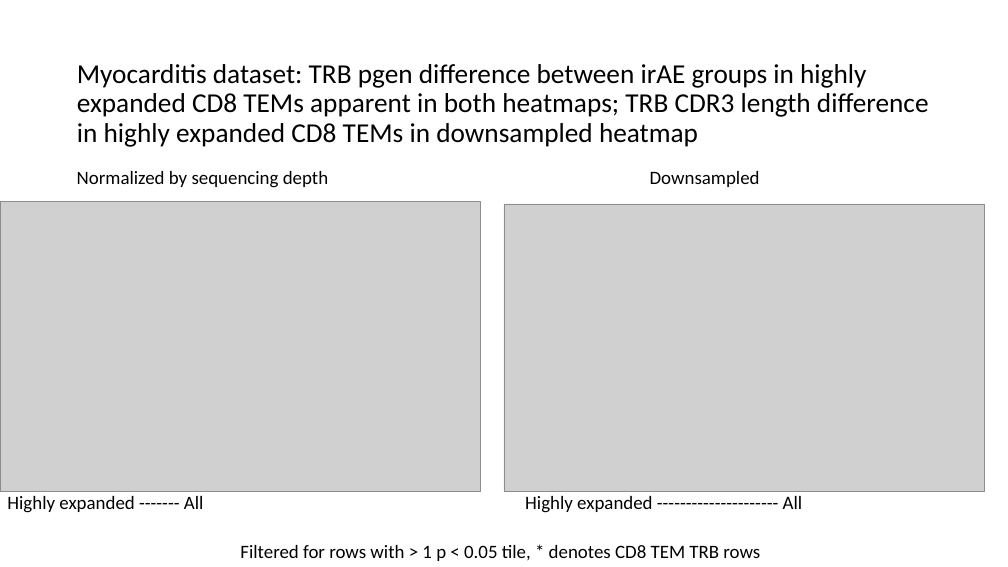
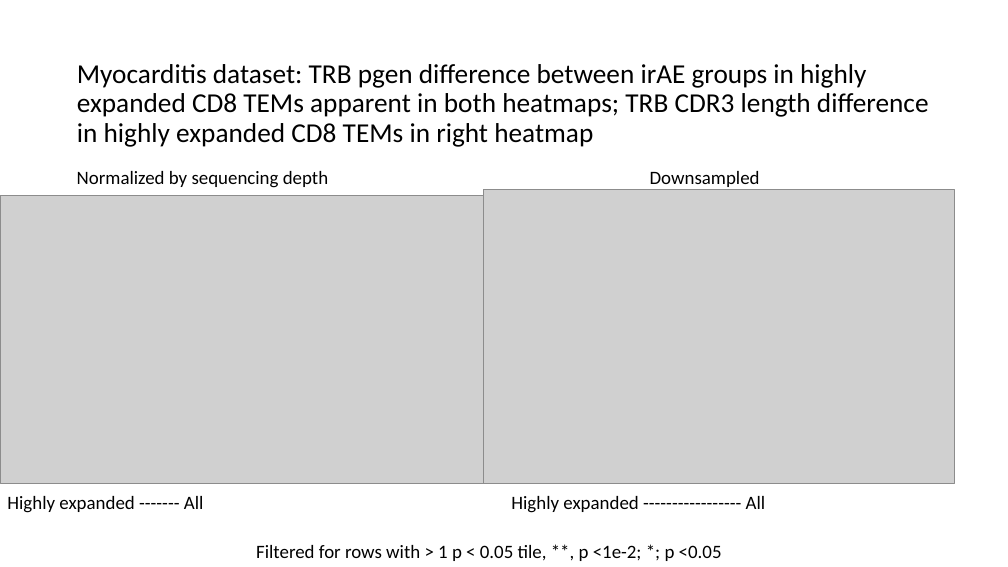
Before and after one commit to tybottorff/bottorffdocs, a slide deck: slide 7 of linsley_postdoc/presentations/weekly_meetings/1_10_24.pptx (slide 6 before the commit). Drawn at 1008x567 pixels with LibreOffice and Linux fonts; fonts in the diff are those of the drawing; grey boxes stand for pictures. Boxes give left, top, right and bottom in pixels: in the first picture for what was removed or moved away, otherwise in the second. Text is boxed around its words. In the diff, an @@ line names an element or a change of style, - is before the commit and + after.

```diff
--- a/linsley_postdoc/presentations/weekly_meetings/1_10_24.pptx
+++ b/linsley_postdoc/presentations/weekly_meetings/1_10_24.pptx
@@ title at bbox=[77, 64, 929, 147]: text changed @@
-Myocarditis dataset: TRB pgen difference between irAE groups in highly expanded CD8 TEMs apparent in both heatmaps; TRB CDR3 length difference in highly expanded CD8 TEMs in downsampled heatmap
+Myocarditis dataset: TRB pgen difference between irAE groups in highly expanded CD8 TEMs apparent in both heatmaps; TRB CDR3 length difference in highly expanded CD8 TEMs in right heatmap
@@ picture: place and size @@
-picture at bbox=[0, 202, 480, 492]
+picture at bbox=[0, 195, 483, 484]
@@ picture: place and size @@
-picture at bbox=[504, 204, 985, 492]
+picture at bbox=[483, 190, 954, 484]
@@ text at bbox=[511, 496, 766, 513]: text changed @@
-Highly expanded --------------------- All
+Highly expanded ----------------- All
@@ text at bbox=[256, 545, 722, 561]: text changed @@
-Filtered for rows with > 1 p < 0.05 tile, * denotes CD8 TEM TRB rows
+Filtered for rows with > 1 p < 0.05 tile, **, p <1e-2; *; p <0.05
```
Also in this commit, not shown: 7 other slides changed, 1 slide added, 1 slide removed, 1 other file.
